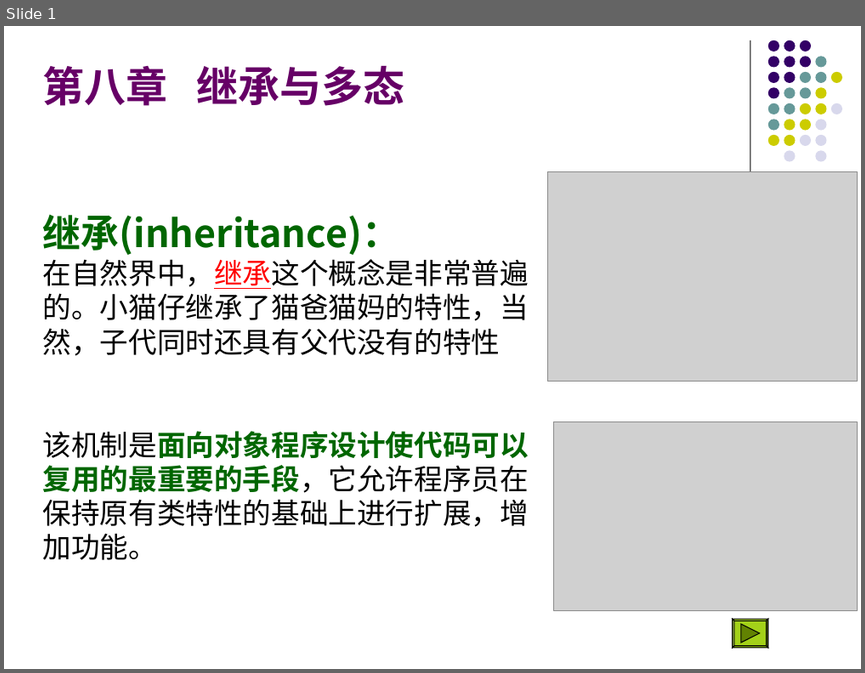
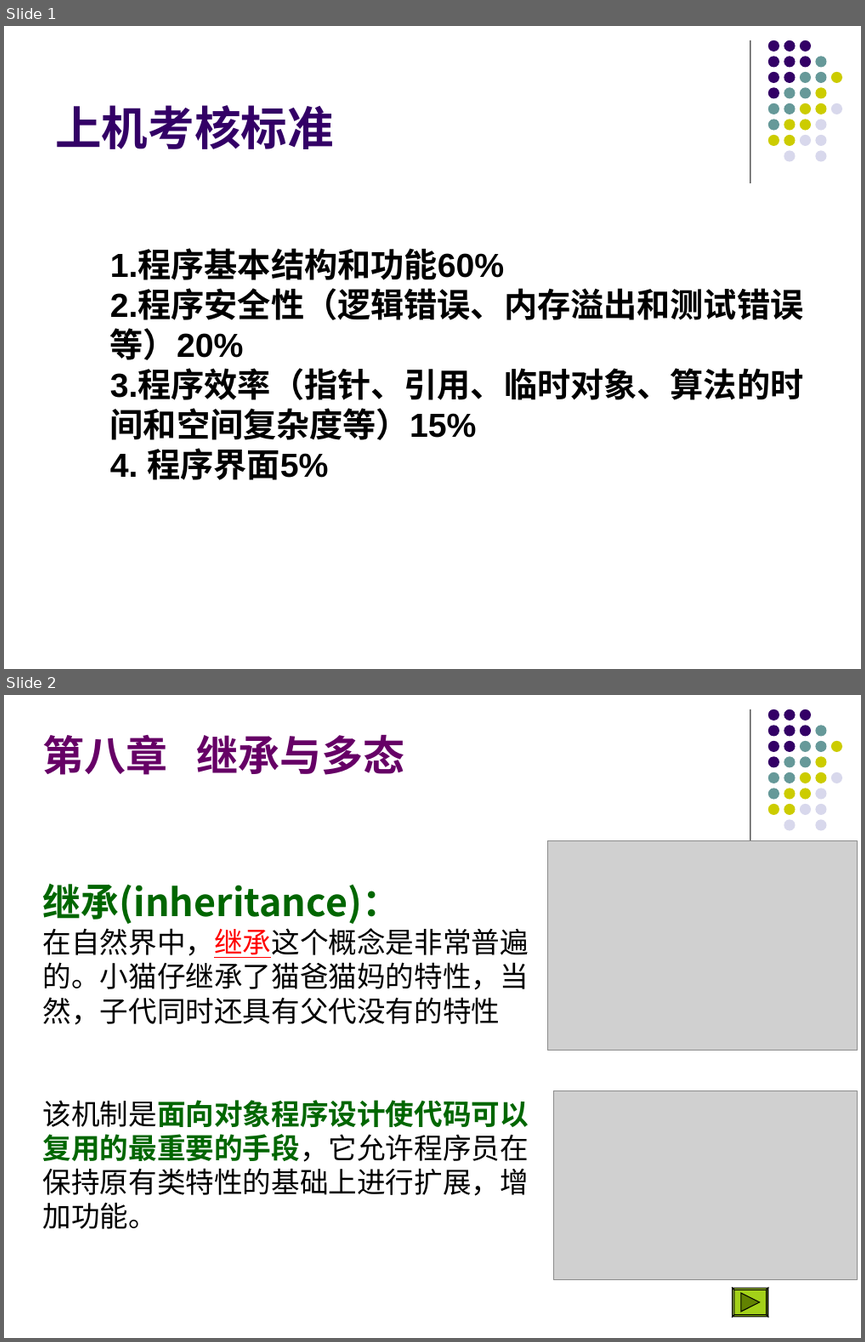
Before and after one commit to Changhe160/Changhe160.github.io, a slide deck: teachingRes/Cplusplus/unit08继承与多态.ppt. Shown one above the other, each under a label of ours: slide 1 before the commit, slides 1 and 2 after it. The pictures are 865x673 and 865x1342 pixels, drawn with LibreOffice and Linux fonts; fonts in the diff are those of the drawing; grey boxes stand for pictures. Boxes give left, top, right and bottom in pixels: in the first picture for what was removed or moved away, otherwise in the second. Text is boxed around its words. In the diff, an @@ line names an element or a change of style, - is before the commit and + after.

```diff
--- a/teachingRes/Cplusplus/unit08继承与多态.ppt
+++ b/teachingRes/Cplusplus/unit08继承与多态.ppt
@@ slide 1 added at [4, 26, 861, 669], background #FFFFFF; not listed: 32 template elements that a slide beside it also shows @@
@@ title added at [55, 105, 334, 149], 39 pt, text #330066, bold @@
+上机考核标准
@@ text added at [110, 250, 804, 480], 28 pt, text #000000, bold @@
+1.程序基本结构和功能60%
+2.程序安全性（逻辑错误、内存溢出和测试错误等）20%
+3.程序效率（指针、引用、临时对象、算法的时间和空间复杂度等）15%
+4. 程序界面5%
@@ what was slide 1 is now slide 2 @@
```
Also in this commit, not shown: 1 slide changed, 5 other files.
